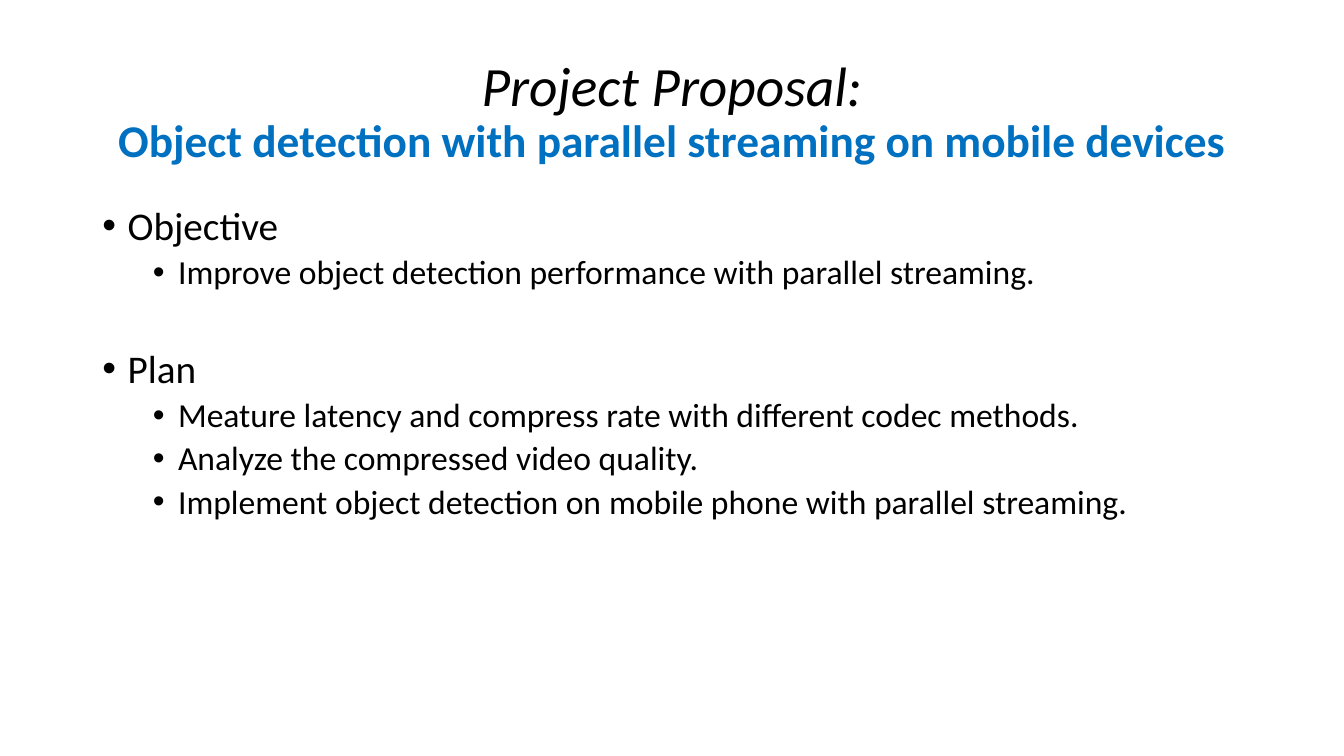
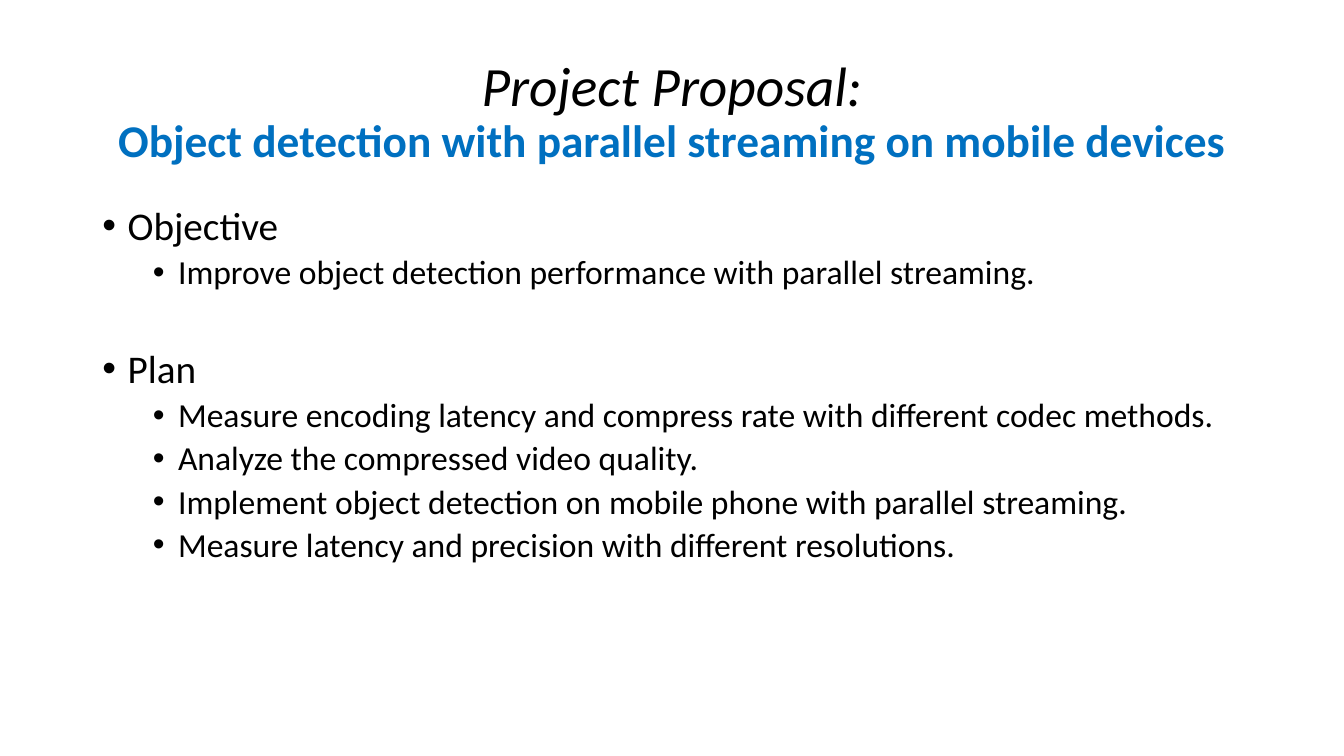
Before and after one commit to JiahangOK/NMA_Research, a slide deck: slide 17 of homework/NMA_pre.pptx. Drawn at 1344x756 pixels with LibreOffice and Linux fonts; fonts in the diff are those of the drawing; background and template pictures are left out. Boxes give left, top, right and bottom in pixels: in the first picture for what was removed or moved away, otherwise in the second. Text is boxed around its words. In the diff, an @@ line names an element or a change of style, - is before the commit and + after.

```diff
--- a/homework/NMA_pre.pptx
+++ b/homework/NMA_pre.pptx
@@ text at (178, 403, 1213, 433): text changed @@
-  • Meature latency and compress rate with different codec methods.
+  • Measure encoding latency and compress rate with different codec methods.
@@ text at (178, 533, 955, 563): paragraph added @@
+  • Measure latency and precision with different resolutions.
```
Also in this commit, not shown: 3 other files.
